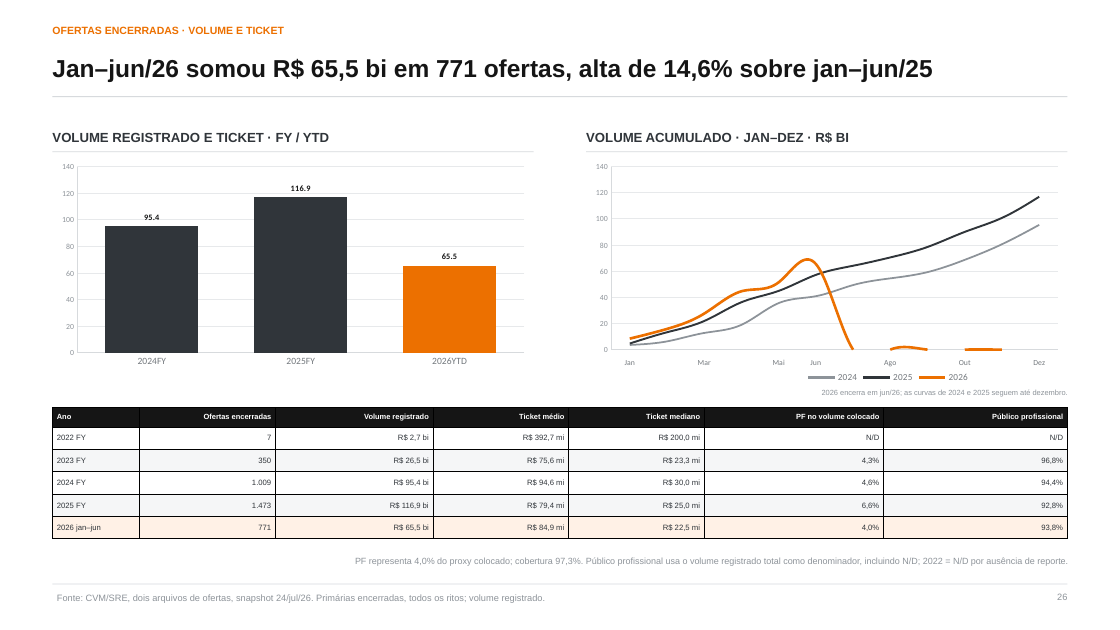
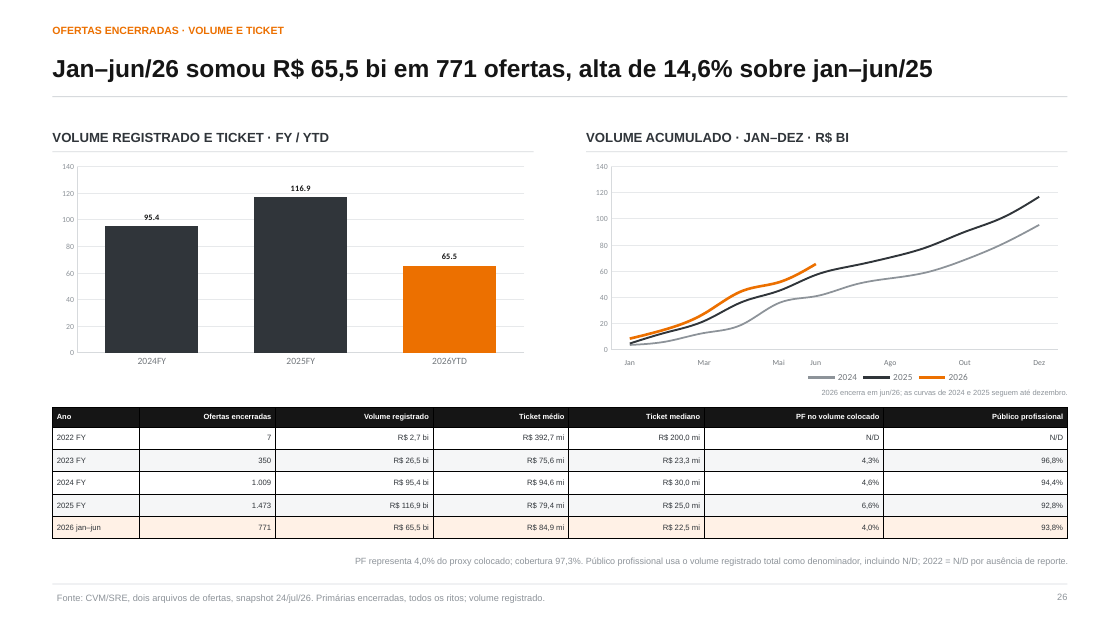
Before and after one commit to abalroar/fidc, a slide deck: slide 26 of data/industry_study/generated_revision/industry_executive_revised.pptx. Drawn at 1120x630 pixels with LibreOffice and Linux fonts; fonts in the diff are those of the drawing. Boxes give left, top, right and bottom in pixels: in the first picture for what was removed or moved away, otherwise in the second. Text is boxed around its words. In the diff, an @@ line names an element or a change of style, - is before the commit and + after.

Commit message:
Corrige série acumulada de 2026 no deck

```diff
--- a/data/industry_study/generated_revision/industry_executive_revised.pptx
+++ b/data/industry_study/generated_revision/industry_executive_revised.pptx
@@ line chart at bbox=[586, 158, 1068, 372] @@
-Series 3: 8, 16, 28, 45, 51, 65, 0, 0, 0, 0, 0, 0
+Series 3: 8, 16, 28, 45, 51, 65
```
Also in this commit, not shown: 13 other files.
